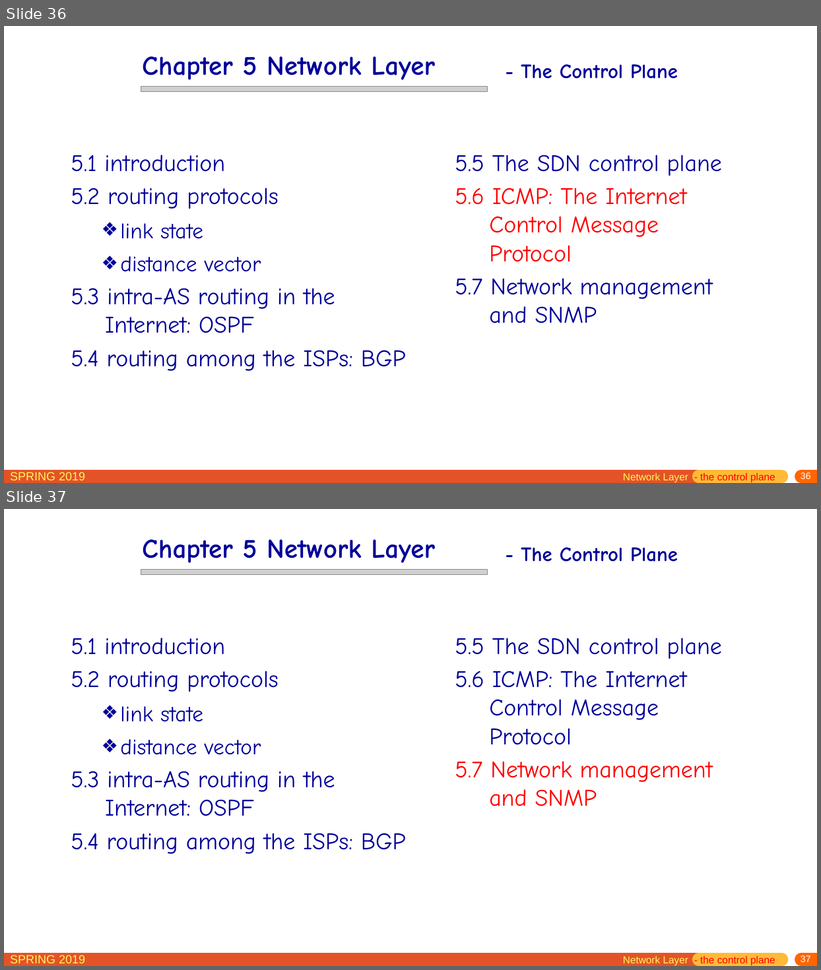
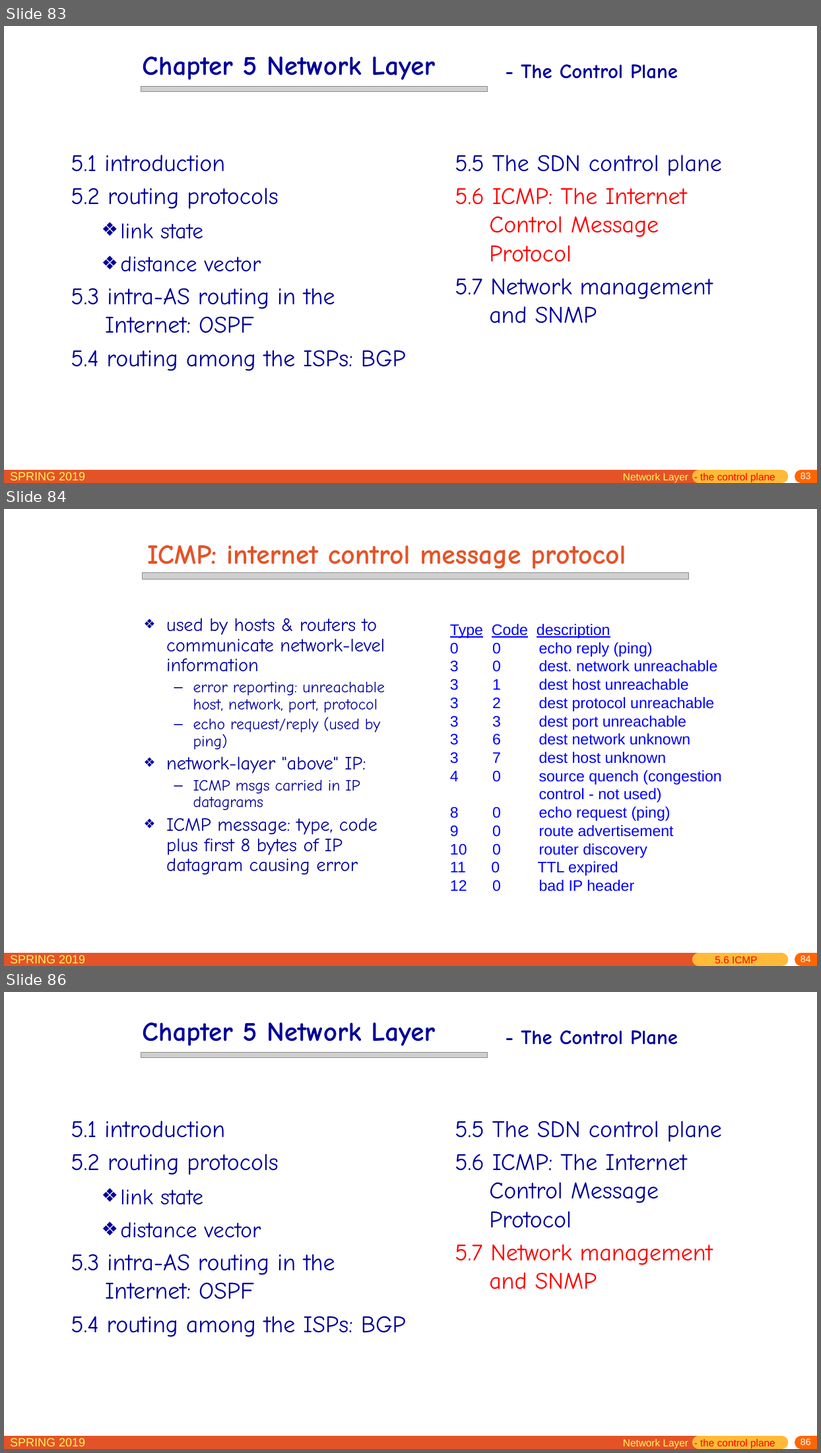
Before and after one commit to jichenghu/PPT_networkDistributed, a slide deck: chapter5.pptx. Shown one above the other, each under a label of ours: slides 36 and 37 before the commit, slides 83, 84 and 86 after it; the slides between them are not shown. The pictures are 821x970 and 821x1453 pixels, drawn with LibreOffice and Linux fonts; fonts in the diff are those of the drawing; grey boxes stand for pictures. Boxes give left, top, right and bottom in pixels: in the first picture for what was removed or moved away, otherwise in the second. Text is boxed around its words. In the diff, an @@ line names an element or a change of style, - is before the commit and + after.

```diff
--- a/chapter5.pptx
+++ b/chapter5.pptx
@@ slide 84 added at [4,509,817,966], background #FFFFFF; not listed: 5 template elements that a slide beside it also shows @@
@@ title added at [147,545,626,573], 32.4 pt, text #E45327, bold @@
+ICMP: internet control message protocol
@@ picture added at [142,573,689,579] @@
@@ text added at [166,618,385,875], 22.2 pt, text #000099 @@
+❖ used by hosts & routers to communicate network-level information
+  – error reporting: unreachable host, network, port, protocol
+  – echo request/reply (used by ping)
+❖ network-layer "above" IP:
+  – ICMP msgs carried in IP datagrams
+❖ ICMP message: type, code plus first 8 bytes of IP datagram causing error
@@ text added at [450,624,721,892], 18 pt, text #0000FF @@
+Type Code description
+0 0 echo reply (ping)
+3 0 dest. network unreachable
+3 1 dest host unreachable
+3 2 dest protocol unreachable
+3 3 dest port unreachable
+3 6 dest network unknown
+3 7 dest host unknown
+4 0 source quench (congestion
+control - not used)
+8 0 echo request (ping)
+9 0 route advertisement
+10 0 router discovery
+11 0 TTL expired
+12 0 bad IP header
@@ text added at [715,956,757,964], 12 pt, text #FF0000 @@
+5.6 ICMP
@@ what was slide 36 is now slide 83 @@
@@ page number at [801,473,811,479]: text changed @@
-36
+83
@@ what was slide 37 is now slide 86 @@
@@ page number at [801,1439,811,1445]: text changed @@
-37
+86
```
Also in this commit, not shown: 6 slides changed, 54 other slides added, 1 other file.
